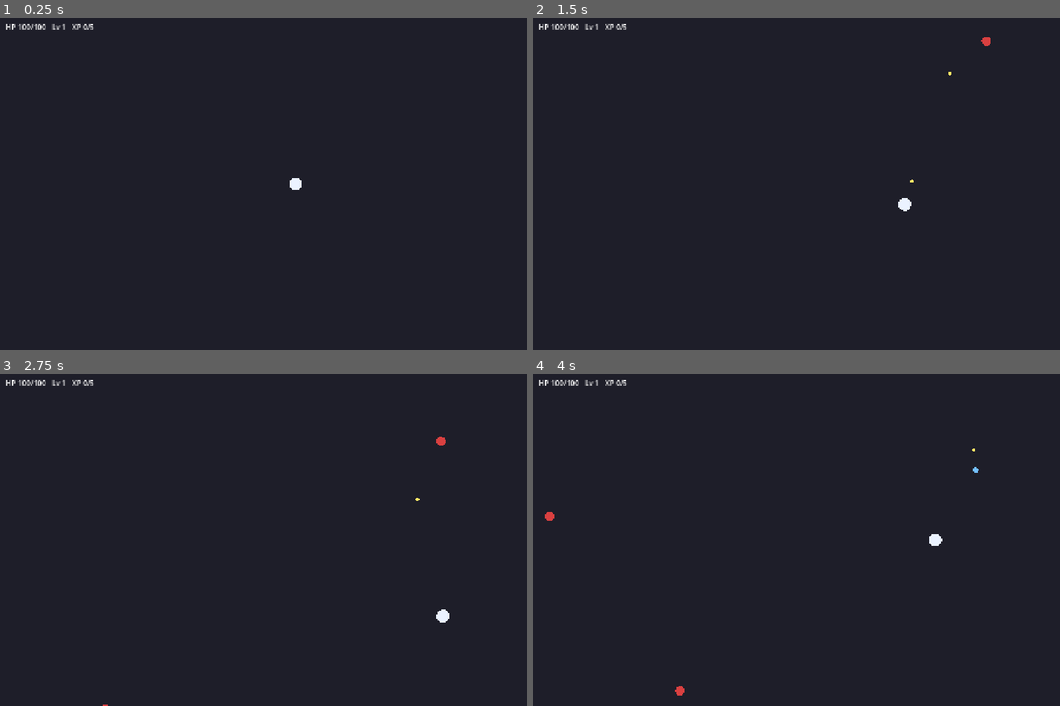
Above: before the commit, frames 1-4 (two rows, left to right).
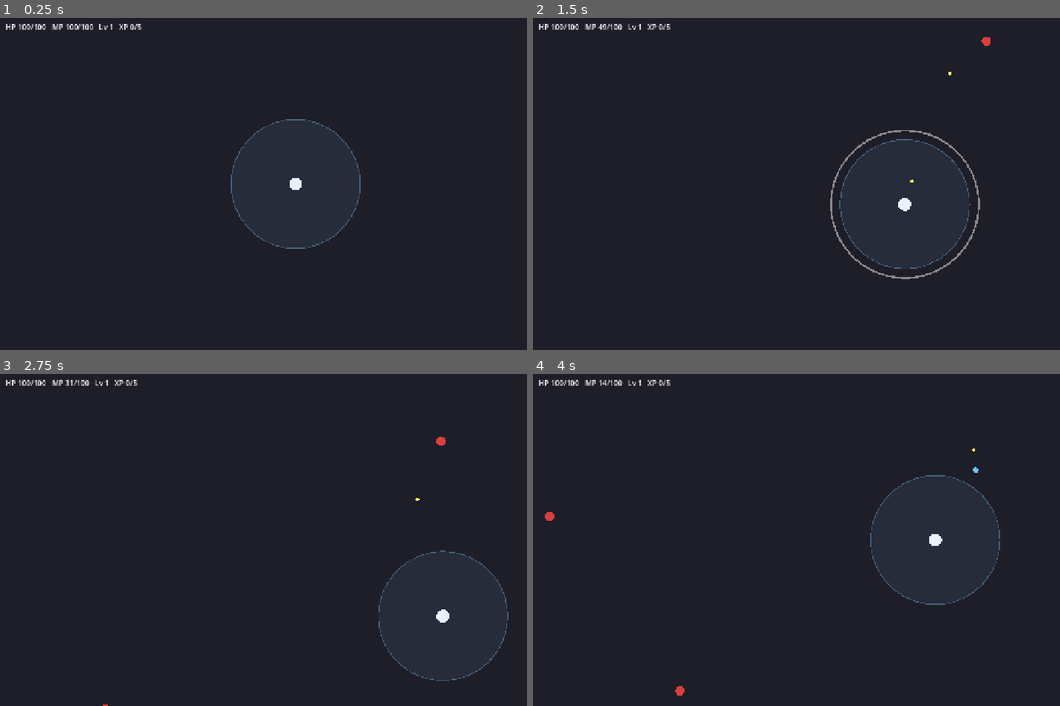
Above: after the commit, the same moments.

Repository: gyuha/gil-dong-mu
Game: Godot game, scene res://scenes/main.tscn
Two runs of this game, one before a commit and one after it. Both use one fixed random seed, a clock stepped at 60 frames per second and the inputs below.
Inputs (mouse positions are in pixels of both pictures, inside the frame that each line leads up to):
- Up to frame 1 (0.25 s): no input
- Up to frame 2 (1.5 s): tap Enter at 0.5 s; move the mouse to (959, 167) at 0.52 s; hold D 0.53-1.28 s; hold Space 0.53-1.28 s; click (959, 167) at 0.67 s; move the mouse to (712, 200) at 1.27 s; hold S from 1.28 s (still down); tap Space at 1.35 s
- Up to frame 3 (2.75 s): tap Space at 1.52, 1.82 s; move the mouse to (353, 466) at 2.02 s; release S at 2.03 s; hold D from 2.03 s (still down); hold Space from 2.03 s (still down)
- Up to frame 4 (4 s): move the mouse to (796, 606) at 2.77 s; release D at 2.78 s; release Space at 2.78 s; hold W 2.78-3.53 s; tap Space at 2.85, 3.02, 3.32 s; click (796, 606) at 2.92 s; move the mouse to (1007, 589) at 3.52 s; hold A from 3.53 s (still down); hold Space from 3.53 s (still down)

The runs differ from the first frame. In frame 1, 0.4% of the frame differs, in the area x 10-69%, y 1-70%; in frame 2, 0.9%, in the area x 10-85%, y 1-79%; in frame 3, 0.4%; in frame 4, 0.4%.

Commit message:
feat(s3): 오라 감속 + MP 시스템 + 밀쳐내기 — 순수 로직 분리(TDD) 및 헤드리스 스모크
Co-Authored-By: Claude Fable 5 <noreply@anthropic.com>

Diff:
--- a/scripts/japgwi.gd
+++ b/scripts/japgwi.gd
@@ -24,7 +24,10 @@
 		return
 	var to_target := target.global_position - global_position
 	if to_target.length() > CONTACT_RADIUS:
-		position += to_target.normalized() * SPEED * delta
+		var speed := SPEED
+		if target.has_method("aura_speed_multiplier"):
+			speed *= target.aura_speed_multiplier(global_position)
+		position += to_target.normalized() * speed * delta
 	elif _contact_timer <= 0.0:
 		target.take_damage(CONTACT_DAMAGE)
 		_contact_timer = CONTACT_INTERVAL
--- /dev/null
+++ b/scripts/logic/aura.gd
@@ -0,0 +1,33 @@
+# 오라 — 영역 내/외 판정 기반 감속 계산과 밀쳐내기 오프셋. 노드 비의존 순수 로직.
+extends RefCounted
+
+
+# 원점에서 distance 떨어진 적의 이동속도 배율.
+# 영역 밖이면 1.0, 안이면 slow_multiplier.
+# level_diff_scale: 레벨차 정밀 보정 자리(Non-goal) — 1.0이면 감속 전부 적용,
+# 0.0이면 무효. lerp(1.0, slow_multiplier, level_diff_scale)로 블렌드만 해 둔다.
+static func speed_multiplier(
+		distance: float,
+		aura_radius: float,
+		slow_multiplier: float,
+		level_diff_scale := 1.0,
+) -> float:
+	if distance > aura_radius:
+		return 1.0
+	return lerpf(1.0, slow_multiplier, level_diff_scale)
+
+
+# 밀쳐내기 — origin 기준 repel_radius 안의 pos를 바깥 방향으로 push_distance만큼
+# 밀어낼 오프셋. 영역 밖이면 Vector2.ZERO, 원점과 겹치면 임의 고정 방향(RIGHT).
+static func repel_offset(
+		origin: Vector2,
+		pos: Vector2,
+		repel_radius: float,
+		push_distance: float,
+) -> Vector2:
+	var diff := pos - origin
+	if diff.length() > repel_radius:
+		return Vector2.ZERO
+	if diff == Vector2.ZERO:
+		return Vector2.RIGHT * push_distance
+	return diff.normalized() * push_distance
--- /dev/null
+++ b/scripts/logic/mp.gd
@@ -0,0 +1,14 @@
+# MP — 자연 회복과 소비 규칙. 노드 비의존 순수 로직.
+extends RefCounted
+
+
+# 자연 회복: rate(초당 회복량) * delta 만큼 회복, max_mp 클램프.
+static func regen(mp: float, max_mp: float, rate: float, delta: float) -> float:
+	return minf(mp + rate * delta, max_mp)
+
+
+# 소비 시도: 부족하면 불발(ok=false, mp 유지), 충분하면 차감. 정확히 cost만큼 있어도 성공.
+static func try_spend(mp: float, cost: float) -> Dictionary:
+	if mp < cost:
+		return {"ok": false, "mp": mp}
+	return {"ok": true, "mp": mp - cost}
--- a/scripts/main.gd
+++ b/scripts/main.gd
@@ -28,8 +28,9 @@
 	if _spawn_timer <= 0.0:
 		_spawn_timer = SPAWN_INTERVAL
 		_spawn_japgwi()
-	hud.text = "HP %d/%d   Lv %d   XP %d/%d" % [
-		munyeo.hp, munyeo.max_hp, munyeo.level, munyeo.xp, munyeo.xp_to_next(),
+	hud.text = "HP %d/%d   MP %d/%d   Lv %d   XP %d/%d" % [
+		munyeo.hp, munyeo.max_hp, int(munyeo.mp), int(munyeo.max_mp),
+		munyeo.level, munyeo.xp, munyeo.xp_to_next(),
 	]
 
 
--- a/scripts/munyeo.gd
+++ b/scripts/munyeo.gd
@@ -1,8 +1,11 @@
-# 무녀 — 플레이어 조작(WASD/방향키), 자동 주술(혼불 부적), HP, 혼불 수집·경험치.
+# 무녀 — 플레이어 조작(WASD/방향키), 자동 주술(혼불 부적), HP, 혼불 수집·경험치,
+# 오라(영역 내 적 감속), MP(자연 회복), 밀쳐내기(스페이스, MP 소비).
 extends Node2D
 
 const Targeting = preload("res://scripts/logic/targeting.gd")
 const Experience = preload("res://scripts/logic/experience.gd")
+const Aura = preload("res://scripts/logic/aura.gd")
+const Mp = preload("res://scripts/logic/mp.gd")
 const Talisman = preload("res://scripts/talisman.gd")
 
 const RADIUS := 14.0
@@ -12,17 +15,67 @@
 const PICKUP_RADIUS := 60.0
 const ARENA := Vector2(1280, 720)
 
+const AURA_RADIUS := 140.0
+const AURA_SLOW_MULTIPLIER := 0.5
+const AURA_LEVEL_DIFF_SCALE := 1.0  # 레벨차 정밀 보정 자리 — Non-goal, 상수만 둔다.
+
+const MP_REGEN_RATE := 10.0  # 초당 회복량
+const REPEL_COST := 30.0
+const REPEL_RADIUS := 160.0
+const REPEL_DISTANCE := 120.0
+const REPEL_FLASH_TIME := 0.25
+
 var max_hp := 100
 var hp := max_hp
+var max_mp := 100.0
+var mp := max_mp
 var level := 1
 var xp := 0
 var _attack_timer := 0.0
+var _repel_key_held := false
+var _repel_flash := 0.0
 
 
 func _process(delta: float) -> void:
 	_move(delta)
 	_auto_attack(delta)
 	_collect_soulfires()
+	mp = Mp.regen(mp, max_mp, MP_REGEN_RATE, delta)
+	_handle_repel_input()
+	if _repel_flash > 0.0:
+		_repel_flash -= delta
+		queue_redraw()
+
+
+# 오라 — 적이 자기 위치를 넣어 이동속도 배율을 얻는다.
+func aura_speed_multiplier(enemy_position: Vector2) -> float:
+	return Aura.speed_multiplier(
+		global_position.distance_to(enemy_position),
+		AURA_RADIUS, AURA_SLOW_MULTIPLIER, AURA_LEVEL_DIFF_SCALE,
+	)
+
+
+# 밀쳐내기 — MP가 충분하면 소비하고 주변 적을 바깥으로 밀어낸다. 부족하면 불발(false).
+func repel() -> bool:
+	var result := Mp.try_spend(mp, REPEL_COST)
+	mp = result["mp"]
+	if not result["ok"]:
+		return false
+	for enemy in get_tree().get_nodes_in_group("japgwi"):
+		var offset: Vector2 = Aura.repel_offset(
+			global_position, enemy.global_position, REPEL_RADIUS, REPEL_DISTANCE,
+		)
+		enemy.global_position += offset
+	_repel_flash = REPEL_FLASH_TIME
+	queue_redraw()
+	return true
+
+
+func _handle_repel_input() -> void:
+	var pressed := Input.is_physical_key_pressed(KEY_SPACE)
+	if pressed and not _repel_key_held:
+		repel()
+	_repel_key_held = pressed
 
 
 func take_damage(amount: int) -> void:
@@ -83,4 +136,9 @@
 
 
 func _draw() -> void:
+	draw_circle(Vector2.ZERO, AURA_RADIUS, Color(0.5, 0.8, 1.0, 0.08))
+	draw_arc(Vector2.ZERO, AURA_RADIUS, 0.0, TAU, 64, Color(0.5, 0.8, 1.0, 0.35), 2.0)
+	if _repel_flash > 0.0:
+		var alpha := _repel_flash / REPEL_FLASH_TIME
+		draw_arc(Vector2.ZERO, REPEL_RADIUS, 0.0, TAU, 64, Color(1.0, 1.0, 1.0, alpha), 4.0)
 	draw_circle(Vector2.ZERO, RADIUS, Color(0.92, 0.95, 1.0))
--- /dev/null
+++ b/test/smoke_s3.gd
@@ -0,0 +1,120 @@
+# S3 스모크 — 메인 씬을 띄우고 (1) 오라 안 잡귀가 기본 속도보다 느리게 움직이는지,
+# (2) 스페이스 밀쳐내기가 MP를 소비하며 잡귀를 바깥으로 밀어내는지 헤드리스로 검증한다.
+# 실행: godot --headless --fixed-fps 60 --script test/smoke_s3.gd
+# (test_runner가 수집하는 test_*.gd 가 아니므로 단위 테스트에는 포함되지 않는다.)
+extends SceneTree
+
+
+func _initialize() -> void:
+	var main: Node = load("res://scenes/main.tscn").instantiate()
+	root.add_child(main)
+	root.add_child(Monitor.new())
+
+
+class Monitor extends Node:
+	const MAX_FRAMES := 18000  # 고정 60fps 기준 300 게임초 — 잡귀가 오라까지 살아오는 데 운이 필요
+	const MEASURE_FRAMES := 20
+
+	var _frames := 0
+	var _phase := "wait_aura"  # wait_aura → measure_slow → repel → check_repel
+	var _tracked: Node2D
+	var _last_pos := Vector2.ZERO
+	var _moves: Array[float] = []
+	var _mp_before := 0.0
+	var _dist_before := 0.0
+	var _slow_ok := false
+	var _check_wait := 0
+
+	func _process(_delta: float) -> void:
+		_frames += 1
+		if _frames > MAX_FRAMES:
+			printerr("SMOKE FAIL — 제한 프레임 초과 (phase %s)" % _phase)
+			get_tree().quit(1)
+			return
+		var munyeo: Node2D = get_node_or_null("/root/Main/Munyeo")
+		if munyeo == null:
+			return
+		match _phase:
+			"wait_aura":
+				_wait_aura(munyeo)
+			"measure_slow":
+				_measure_slow(munyeo)
+			"repel":
+				_do_repel(munyeo)
+			"check_repel":
+				_check_repel(munyeo)
+
+	func _wait_aura(munyeo: Node2D) -> void:
+		for enemy in get_tree().get_nodes_in_group("japgwi"):
+			var dist: float = munyeo.global_position.distance_to(enemy.global_position)
+			# 접촉 정지 전·오라 안 구간에서 추적 시작
+			if dist <= munyeo.AURA_RADIUS and dist > 60.0:
+				_tracked = enemy
+				_last_pos = enemy.global_position
+				_moves.clear()
+				_phase = "measure_slow"
+				return
+
+	func _measure_slow(munyeo: Node2D) -> void:
+		if not is_instance_valid(_tracked):
+			_phase = "wait_aura"  # 부적에 죽음 — 다음 잡귀로 재시도
+			return
+		_moves.append(_tracked.global_position.distance_to(_last_pos))
+		_last_pos = _tracked.global_position
+		if _moves.size() < MEASURE_FRAMES:
+			return
+		var avg := 0.0
+		for m in _moves:
+			avg += m
+		avg /= _moves.size()
+		var base_per_frame: float = _tracked.SPEED / 60.0
+		var expected: float = base_per_frame * munyeo.AURA_SLOW_MULTIPLIER
+		print("slow check — avg %.3f px/frame (base %.3f, expected %.3f)" % [
+			avg, base_per_frame, expected,
+		])
+		if avg > base_per_frame * 0.75:
+			printerr("SMOKE FAIL — 오라 안 잡귀가 느려지지 않음")
+			get_tree().quit(1)
+			return
+		_slow_ok = true
+		_phase = "repel"
+
+	func _do_repel(munyeo: Node2D) -> void:
+		if not is_instance_valid(_tracked):
+			_phase = "wait_aura"
+			return
+		_mp_before = munyeo.mp
+		_dist_before = munyeo.global_position.distance_to(_tracked.global_position)
+		_press_space(true)
+		_phase = "check_repel"
+
+	func _check_repel(munyeo: Node2D) -> void:
+		_press_space(false)
+		if not is_instance_valid(_tracked):
+			printerr("SMOKE FAIL — 밀쳐내기 확인 전에 추적 잡귀 소멸")
+			get_tree().quit(1)
+			return
+		var dist_after: float = munyeo.global_position.distance_to(_tracked.global_position)
+		var mp_spent: float = _mp_before - munyeo.mp
+		if mp_spent < munyeo.REPEL_COST * 0.9:
+			# 입력 주입이 아직 반영되지 않았을 수 있다 — 몇 프레임 대기
+			_check_wait += 1
+			if _check_wait > 10:
+				printerr("SMOKE FAIL — 밀쳐내기가 MP를 소비하지 않음")
+				get_tree().quit(1)
+			return
+		print("repel check — dist %.1f → %.1f, MP %.1f → %.1f" % [
+			_dist_before, dist_after, _mp_before, munyeo.mp,
+		])
+		if dist_after < _dist_before + munyeo.REPEL_DISTANCE * 0.5:
+			printerr("SMOKE FAIL — 잡귀가 밀려나지 않음")
+			get_tree().quit(1)
+			return
+		print("SMOKE OK — 감속 %s + 밀쳐내기 (frame %d)" % [str(_slow_ok), _frames])
+		get_tree().quit(0)
+
+	func _press_space(pressed: bool) -> void:
+		var ev := InputEventKey.new()
+		ev.physical_keycode = KEY_SPACE
+		ev.pressed = pressed
+		Input.parse_input_event(ev)
--- /dev/null
+++ b/test/test_aura.gd
@@ -0,0 +1,58 @@
+# 오라 감속 계산 + 밀쳐내기 오프셋 순수 로직 테스트.
+extends "res://test/test_case.gd"
+
+const Aura = preload("res://scripts/logic/aura.gd")
+
+
+# --- speed_multiplier: 영역 내/외 판정 + 감속률 ---
+
+func test_inside_aura_returns_slow_multiplier() -> void:
+	assert_almost_eq(Aura.speed_multiplier(50.0, 140.0, 0.5), 0.5)
+
+
+func test_outside_aura_returns_one() -> void:
+	assert_almost_eq(Aura.speed_multiplier(200.0, 140.0, 0.5), 1.0)
+
+
+func test_boundary_is_inside() -> void:
+	assert_almost_eq(Aura.speed_multiplier(140.0, 140.0, 0.5), 0.5)
+
+
+func test_zero_distance_inside() -> void:
+	assert_almost_eq(Aura.speed_multiplier(0.0, 140.0, 0.3), 0.3)
+
+
+# --- level_diff_scale: 레벨차 보정 자리(Non-goal, 기본 1.0) ---
+
+func test_level_diff_scale_zero_disables_slow() -> void:
+	assert_almost_eq(Aura.speed_multiplier(50.0, 140.0, 0.5, 0.0), 1.0)
+
+
+func test_level_diff_scale_half_blends() -> void:
+	assert_almost_eq(Aura.speed_multiplier(50.0, 140.0, 0.5, 0.5), 0.75)
+
+
+# --- repel_offset: 밀쳐내기 — 원점 반대 방향으로 밀어냄 ---
+
+func test_repel_outside_radius_is_zero() -> void:
+	assert_eq(Aura.repel_offset(Vector2.ZERO, Vector2(200, 0), 160.0, 120.0), Vector2.ZERO)
+
+
+func test_repel_pushes_outward() -> void:
+	var offset := Aura.repel_offset(Vector2.ZERO, Vector2(100, 0), 160.0, 120.0)
+	assert_eq(offset, Vector2(120, 0))
+
+
+func test_repel_direction_away_from_origin() -> void:
+	var offset := Aura.repel_offset(Vector2(100, 100), Vector2(100, 50), 160.0, 80.0)
+	assert_eq(offset, Vector2(0, -80))
+
+
+func test_repel_boundary_inclusive() -> void:
+	var offset := Aura.repel_offset(Vector2.ZERO, Vector2(160, 0), 160.0, 120.0)
+	assert_eq(offset, Vector2(120, 0))
+
+
+func test_repel_same_position_still_pushes() -> void:
+	var offset := Aura.repel_offset(Vector2.ZERO, Vector2.ZERO, 160.0, 120.0)
+	assert_almost_eq(offset.length(), 120.0)
--- /dev/null
+++ b/test/test_mp.gd
@@ -0,0 +1,38 @@
+# MP 소비·자연 회복 규칙 순수 로직 테스트.
+extends "res://test/test_case.gd"
+
+const Mp = preload("res://scripts/logic/mp.gd")
+
+
+# --- regen: 자연 회복 ---
+
+func test_regen_adds_rate_times_delta() -> void:
+	assert_almost_eq(Mp.regen(50.0, 100.0, 10.0, 0.5), 55.0)
+
+
+func test_regen_clamps_at_max() -> void:
+	assert_almost_eq(Mp.regen(99.0, 100.0, 10.0, 1.0), 100.0)
+
+
+func test_regen_at_max_stays() -> void:
+	assert_almost_eq(Mp.regen(100.0, 100.0, 10.0, 1.0), 100.0)
+
+
+# --- try_spend: 소비, 부족 시 불발 ---
+
+func test_spend_success() -> void:
+	var result := Mp.try_spend(100.0, 30.0)
+	assert_true(result["ok"])
+	assert_almost_eq(result["mp"], 70.0)
+
+
+func test_spend_insufficient_fails_and_keeps_mp() -> void:
+	var result := Mp.try_spend(20.0, 30.0)
+	assert_false(result["ok"])
+	assert_almost_eq(result["mp"], 20.0)
+
+
+func test_spend_exact_cost_succeeds() -> void:
+	var result := Mp.try_spend(30.0, 30.0)
+	assert_true(result["ok"])
+	assert_almost_eq(result["mp"], 0.0)
Not shown, added: scripts/logic/aura.gd.uid
Not shown, added: scripts/logic/mp.gd.uid
Not shown, added: test/smoke_s3.gd.uid
Not shown, added: test/test_aura.gd.uid
Not shown, added: test/test_mp.gd.uid
